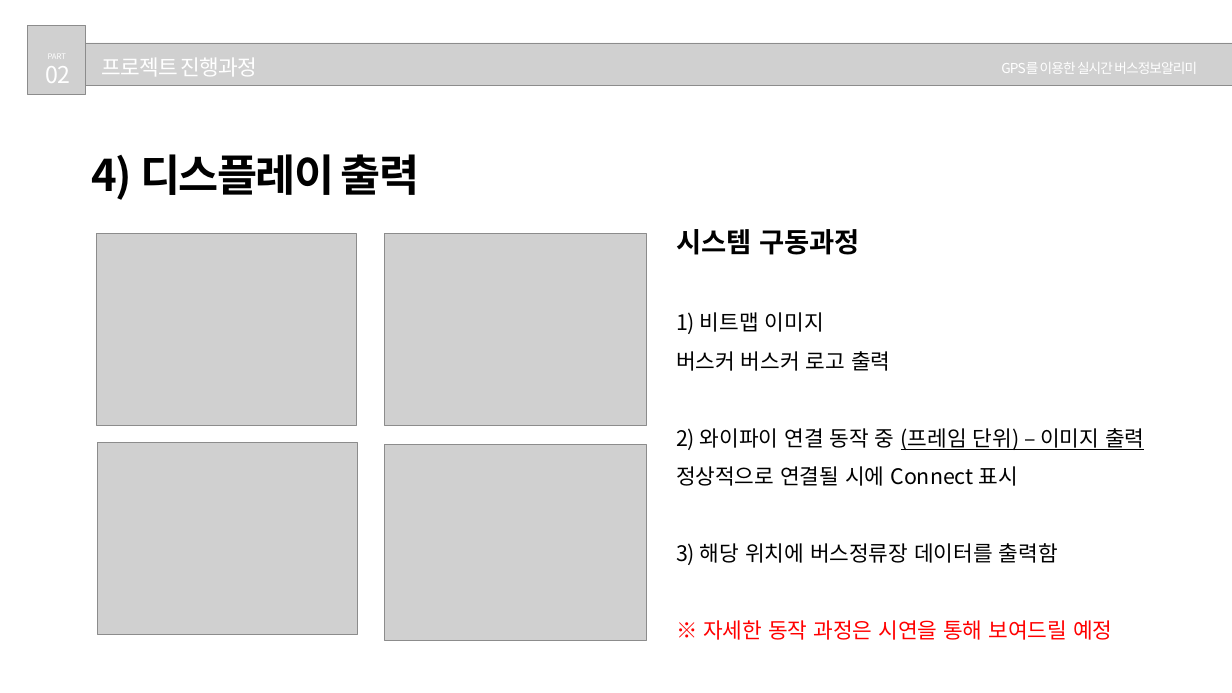
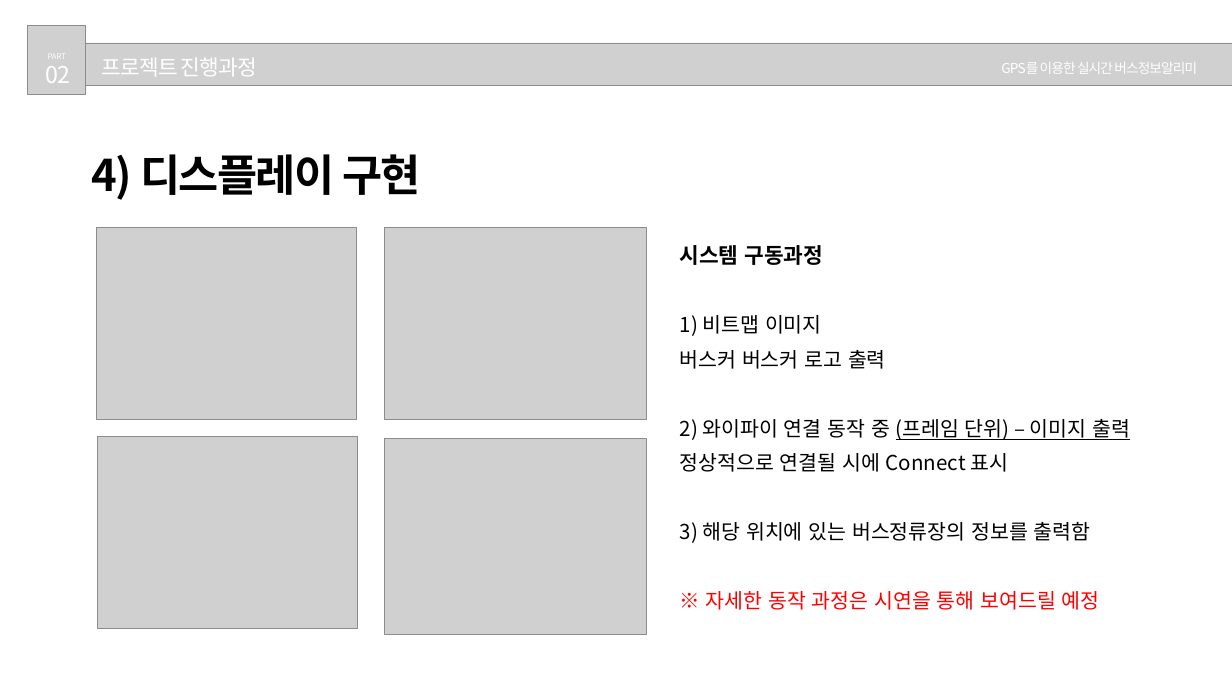
Before and after one commit to Hwan0808/Capstone_Project, a slide deck: slide 8 of 종합프로젝트설계_발표자료.pptx. Drawn at 1232x693 pixels with LibreOffice and Linux fonts; fonts in the diff are those of the drawing; grey boxes stand for pictures. Boxes give left, top, right and bottom in pixels: in the first picture for what was removed or moved away, otherwise in the second. Text is boxed around its words. In the diff, an @@ line names an element or a change of style, - is before the commit and + after.

```diff
--- a/종합프로젝트설계_발표자료.pptx
+++ b/종합프로젝트설계_발표자료.pptx
@@ text at (x1=92, y1=154, x2=421, y2=200): text changed @@
-4) 디스플레이 출력
+4) 디스플레이 구현
@@ text "시스템 구동과정" moved from (x1=676, y1=229, x2=1144, y2=640) to (x1=680, y1=245, x2=1130, y2=610) @@
@@ text at (x1=680, y1=245, x2=1130, y2=610): size 32 to 25 pt in "시스템 구동과정"; size 25 to 24 pt in "1) 비트맵 이미지", "버스커 버스커 로고 출력", "2) 와이파이 연결 동작 중 (프레임 단위) ...", "정상적으로 연결될 시에 Connect 표시" and 1 more places; line spacing 1.5 to 1.4 @@
@@ 4 pictures moved together from (x1=97, y1=233, x2=646, y2=640) to (x1=97, y1=227, x2=646, y2=634) @@
@@ text at (x1=680, y1=522, x2=1091, y2=543): text changed; size 25 to 24 pt @@
-3) 해당 위치에 버스정류장 데이터를 출력함
+3) 해당 위치에 있는 버스정류장의 정보를 출력함
```
Also in this commit, not shown: 6 other slides changed, 3 slides removed.
